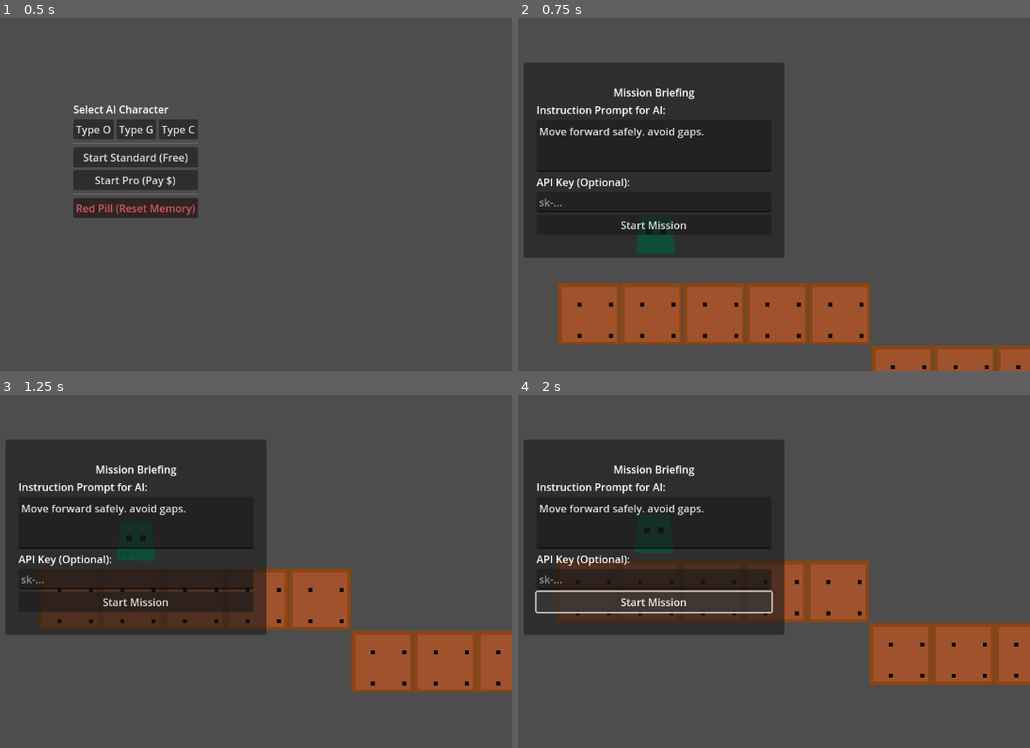
Above: before the commit, frames 1-4 (two rows, left to right).
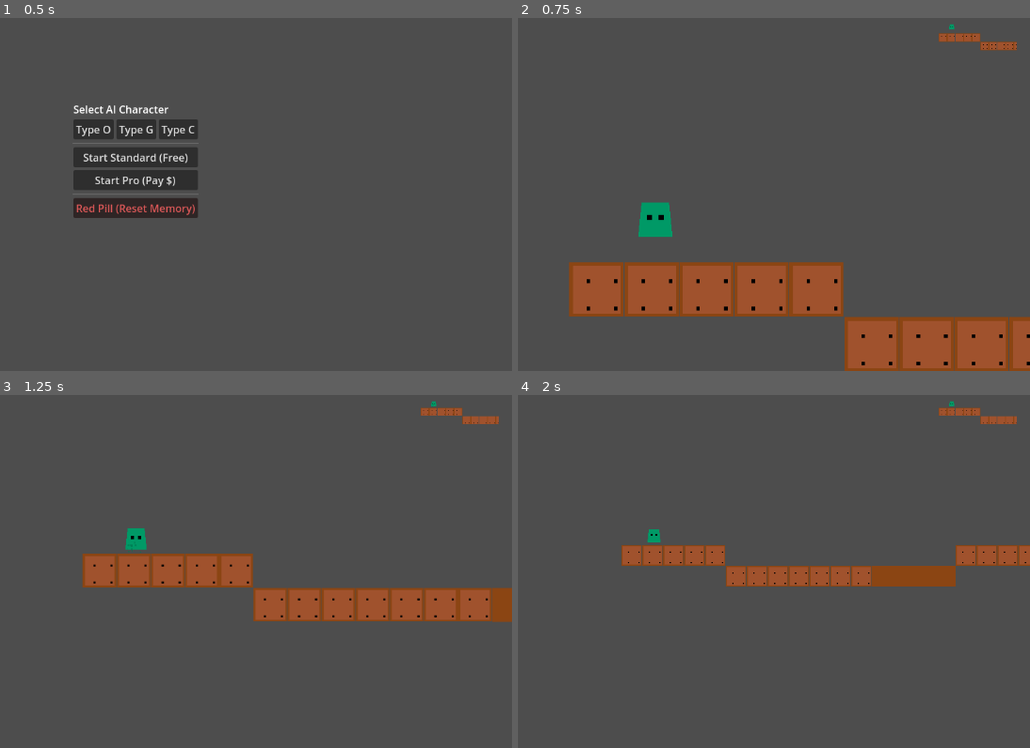
Above: after the commit, the same moments.

Repository: Naoki-kubo64/AI-Action
Game: Godot game, scene res://scenes/main_menu.tscn
Same seed, same stepped clock (60 frames per second), same inputs: the game is played once before the commit and once after it.
Inputs (mouse positions are in pixels of both pictures, inside the frame that each line leads up to):
- Up to frame 1 (0.5 s): no input
- Up to frame 2 (0.75 s): click "Start Standard (Free)" at 0.5 s
- Up to frame 3 (1.25 s): no input
- Up to frame 4 (2 s): click (656, 603) at 1.25 s, where only the run before the commit has a clickable "Start Mission"

Frame 1 is identical in both runs. In frame 2, 42% of the frame differs, in the area x 1-100%, y 1-100%; in frame 3, 38%; in frame 4, 37%.
Error before the commit: Invalid access to property or key 'hit_hazard' on a base object of type 'CharacterBody2D (PlayerController)'. (res://scripts/controllers/game_controller.gd:101)

Commit message:
fix: restore missing signals and hitbox logic in PlayerController

Diff:
--- a/scripts/controllers/player_controller.gd
+++ b/scripts/controllers/player_controller.gd
@@ -241,3 +241,26 @@
 	# 3. Reference
 	run_particles = get_node_or_null("RunParticles")
 	land_particles = get_node_or_null("LandParticles")
+
+	# 4. Interaction Hitbox
+	if not has_node("Hitbox"):
+		var area = Area2D.new()
+		area.name = "Hitbox"
+
+		var shape = RectangleShape2D.new()
+		shape.size = Vector2(40, 48)
+		var col = CollisionShape2D.new()
+		col.shape = shape
+		area.add_child(col)
+
+		add_child(area)
+		area.area_entered.connect(_on_area_entered)
+
+signal hit_hazard
+signal hit_goal
+
+func _on_area_entered(area: Area2D):
+	if area.is_in_group("hazard"):
+		hit_hazard.emit()
+	elif area.is_in_group("goal"):
+		hit_goal.emit()
